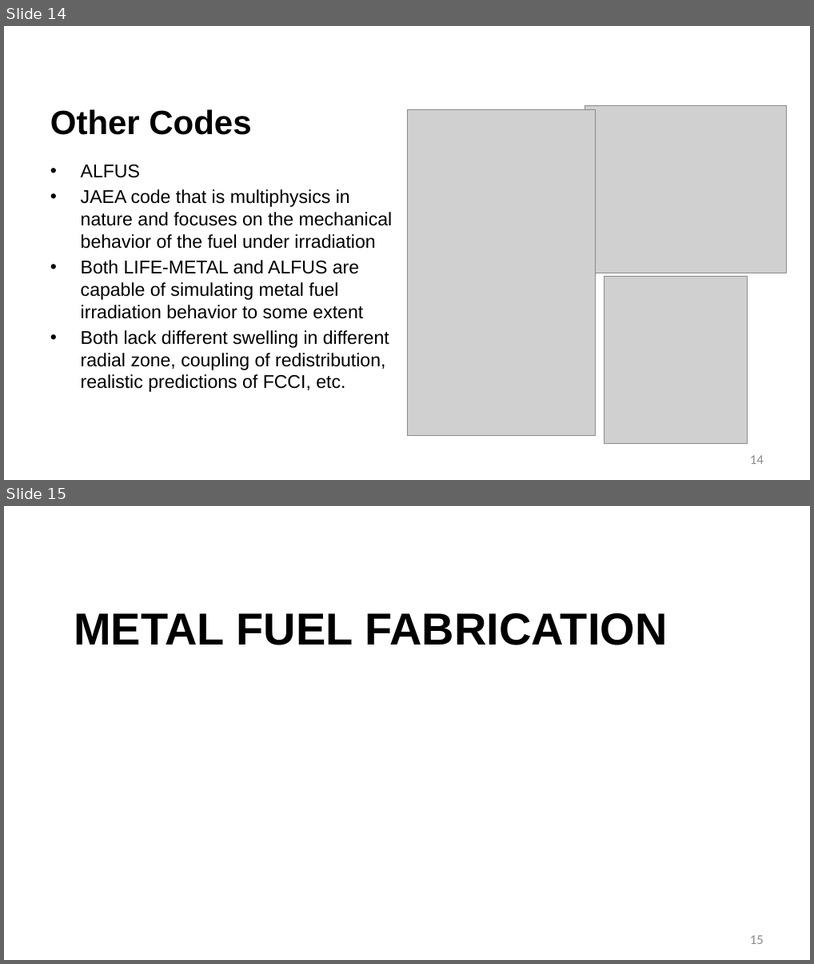
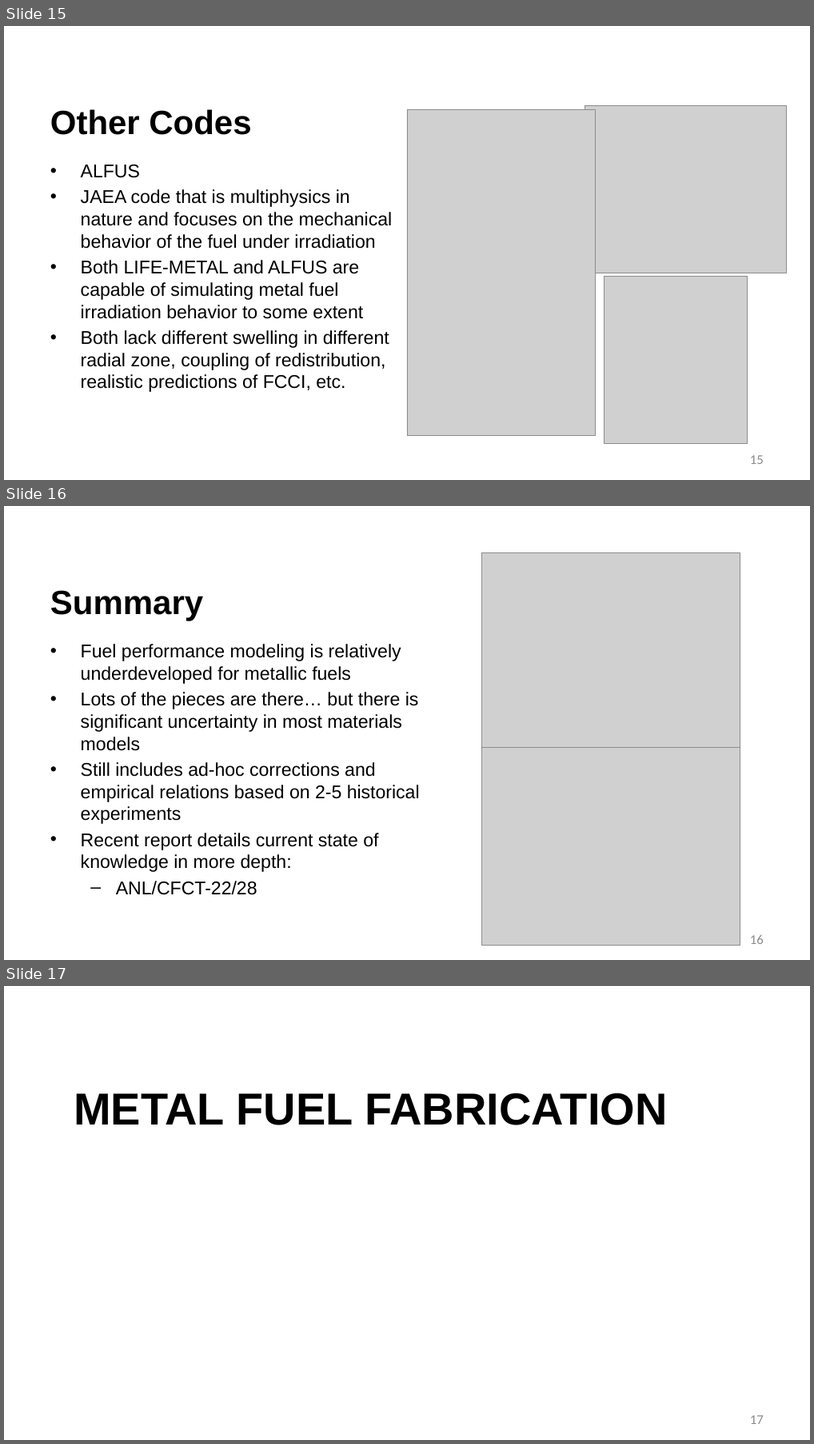
Before and after one commit to benbeeler/TEACHING, a slide deck: Advanced Reactor Materials/Fall2026/Lec11_SFRs.pptx. Shown one above the other, each under a label of ours: slides 14 and 15 before the commit, slides 15, 16 and 17 after it. The pictures are 814x964 and 814x1444 pixels, drawn with LibreOffice and Linux fonts; fonts in the diff are those of the drawing; grey boxes stand for pictures; background and template pictures are left out. Boxes give left, top, right and bottom in pixels: in the first picture for what was removed or moved away, otherwise in the second. Text is boxed around its words. In the diff, an @@ line names an element or a change of style, - is before the commit and + after.

```diff
--- a/Advanced Reactor Materials/Fall2026/Lec11_SFRs.pptx
+++ b/Advanced Reactor Materials/Fall2026/Lec11_SFRs.pptx
@@ slide 16 added at <box>4,506,810,960</box>, background #FFFFFF @@
@@ picture added at <box>482,552,740,750</box> @@
@@ title added at <box>50,590,203,620</box>, 40 pt, text #000000, bold @@
+Summary
@@ text added at <box>81,644,420,895</box>, 22 pt, text #000000 @@
+• Fuel performance modeling is relatively underdeveloped for metallic fuels
+• Lots of the pieces are there… but there is significant uncertainty in most materials models
+• Still includes ad-hoc corrections and empirical relations based on 2-5 historical experiments
+• Recent report details current state of knowledge in more depth:
+  – ANL/CFCT-22/28
@@ picture added at <box>482,748,740,944</box> @@
@@ page number added at <box>750,935,764,944</box>, 16 pt, text #8C8C8C @@
+16
@@ what was slide 14 is now slide 15 @@
@@ page number at <box>750,455,764,464</box>: text changed @@
-14
+15
@@ what was slide 15 is now slide 17 @@
@@ page number at <box>750,1415,764,1424</box>: text changed @@
-15
+17
```
Also in this commit, not shown: 10 slides changed, 2 other slides added, 12 other files.
